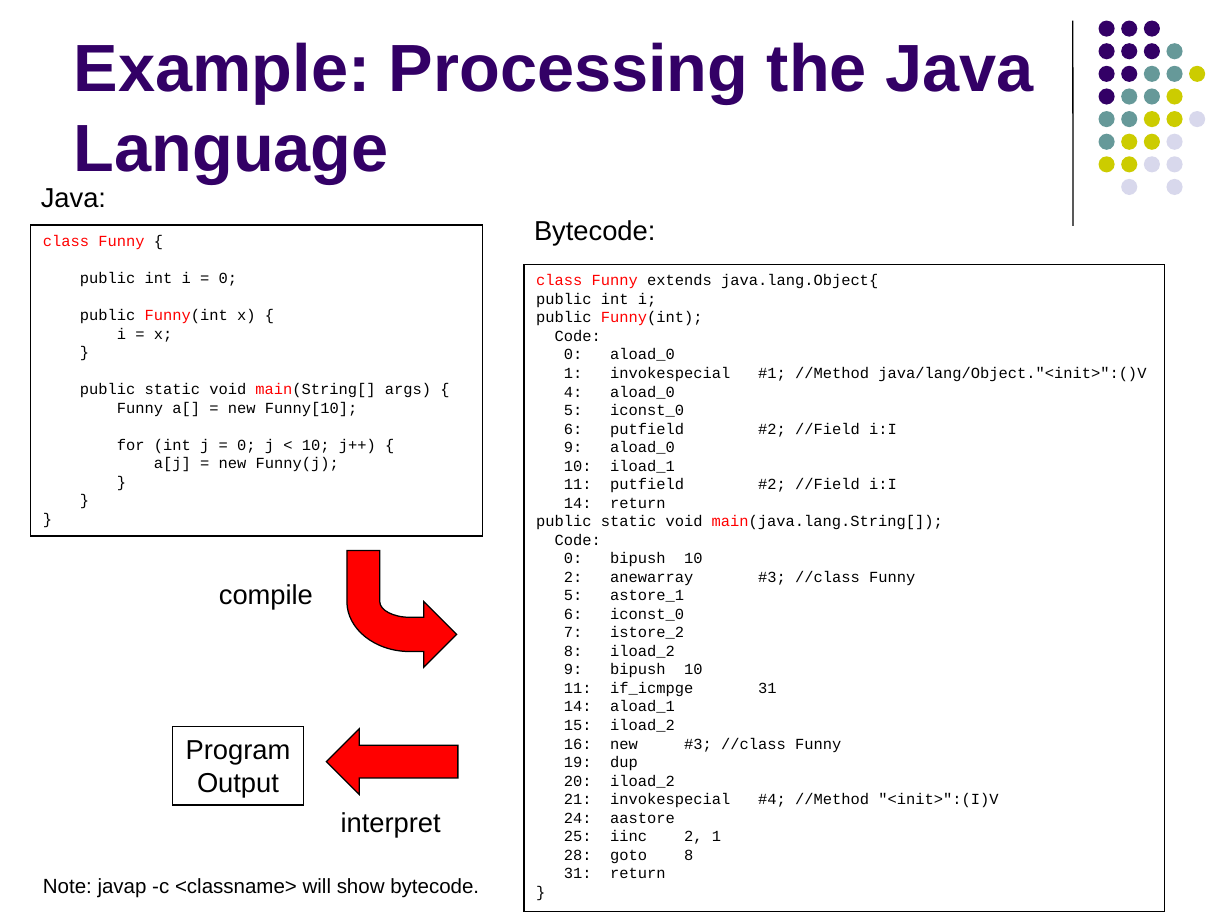
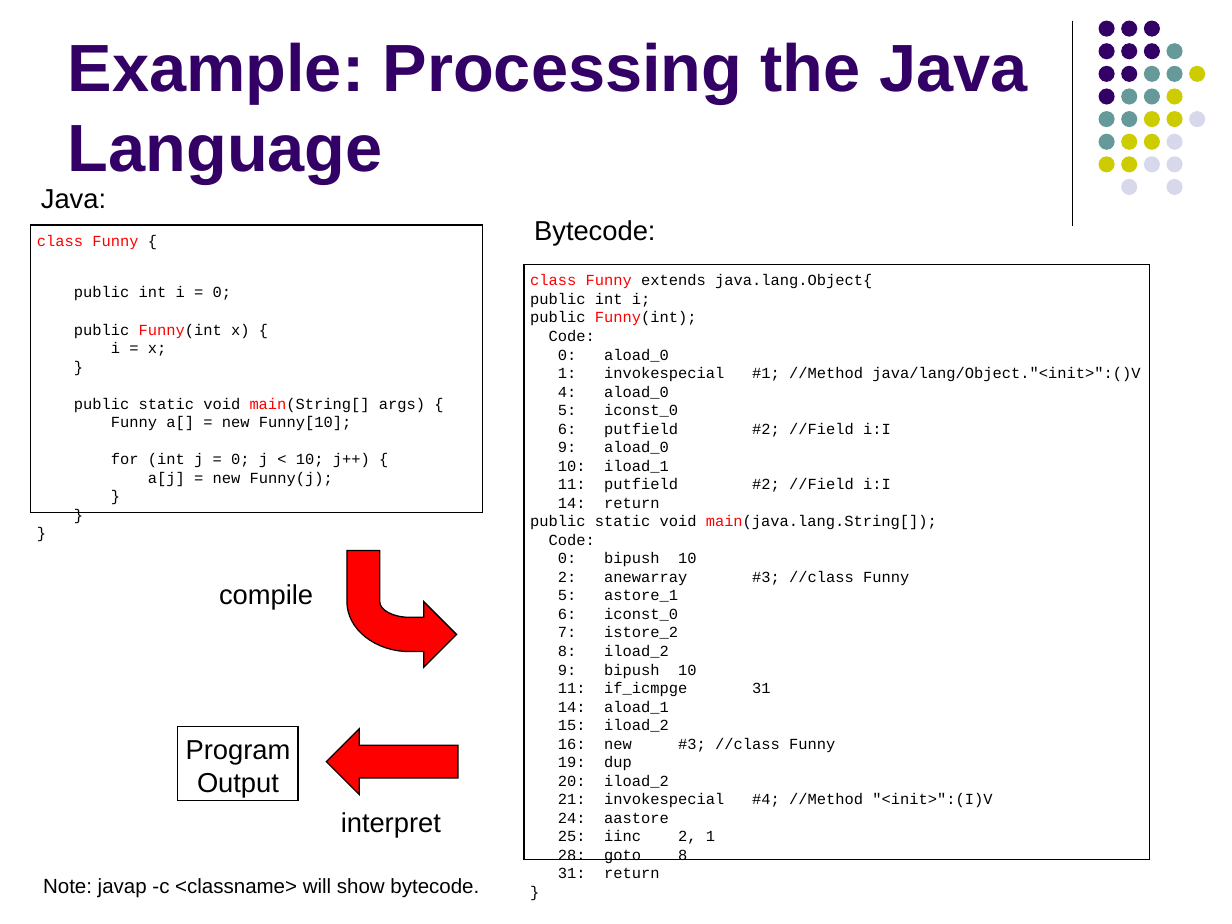
Before and after one commit to lutzhamel/CSC402, a slide deck: slide 22 of notes/csc402-ln001.pptx (slide 23 before the commit). Drawn at 1232x924 pixels with LibreOffice and Linux fonts; fonts in the diff are those of the drawing. Boxes give left, top, right and bottom in pixels: in the first picture for what was removed or moved away, otherwise in the second. Text is boxed around its words. In the diff, an @@ line names an element or a change of style, - is before the commit and + after.

```diff
--- a/notes/csc402-ln001.pptx
+++ b/notes/csc402-ln001.pptx
@@ title "Example: Processing the Java Language": place and size @@
-title "Example: Processing the Java Language" at [74, 42, 1033, 183]
+title "Example: Processing the Java Language" at [68, 42, 1027, 183]
@@ rectangle "class Funny {": place and size @@
-rectangle "class Funny {" at [31, 225, 483, 536]
+rectangle "class Funny {" at [31, 225, 483, 513]
@@ rectangle "class Funny extends java.lang.Object{": place and size @@
-rectangle "class Funny extends java.lang.Object{" at [524, 265, 1164, 912]
+rectangle "class Funny extends java.lang.Object{" at [524, 265, 1149, 860]
@@ rectangle "Program": place and size @@
-rectangle "Program" at [172, 727, 303, 806]
+rectangle "Program" at [177, 727, 298, 801]
```
Also in this commit, not shown: 24 other slides changed, 1 slide removed, 3 other files.
